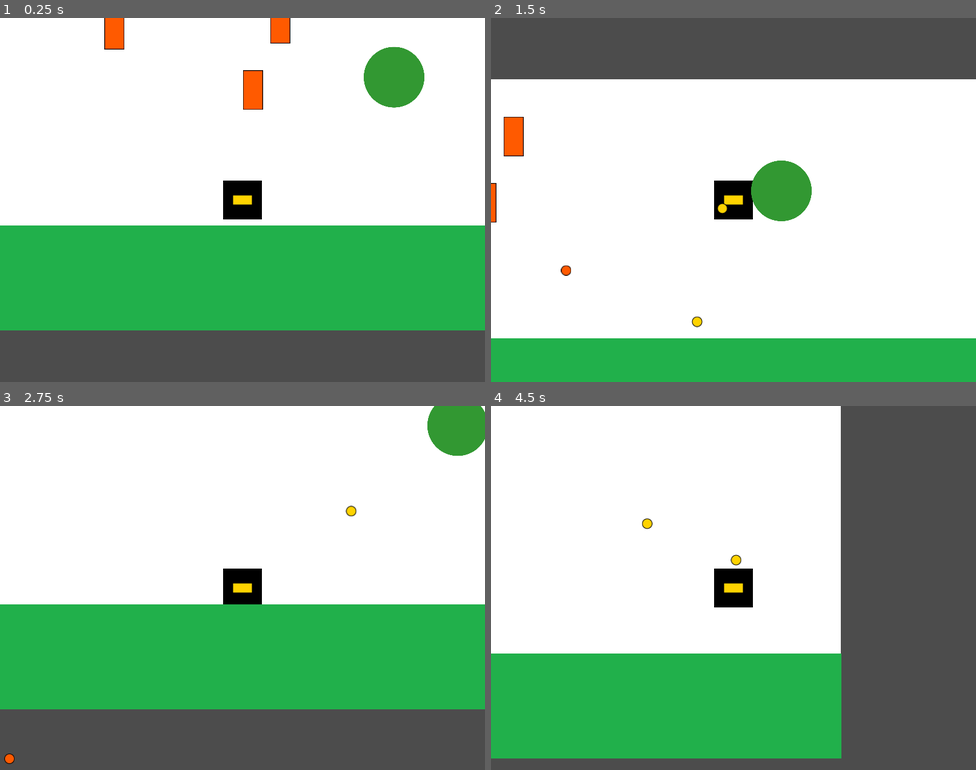
Above: before the commit, frames 1-4 (two rows, left to right).
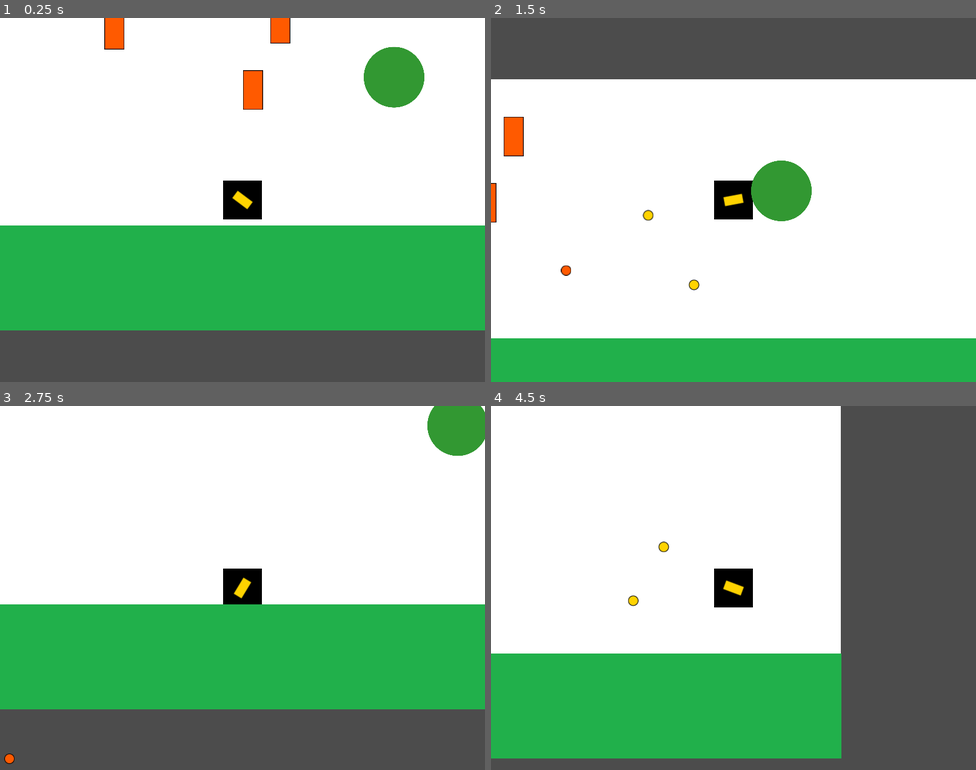
Above: after the commit, the same moments.

Repository: JonMaia/IntroDevVideojuegos
Game: Godot game, scene res://Main.tscn
Two runs of this game, one before a commit and one after it. Both use one fixed random seed, a clock stepped at 60 frames per second and the inputs below.
Inputs (mouse positions are in pixels of both pictures, inside the frame that each line leads up to):
- Up to frame 1 (0.25 s): no input
- Up to frame 2 (1.5 s): move the mouse to (840, 181) at 0.52 s; hold D (move_right) from 0.53 s (still down); click (840, 181) at 0.6 s; tap W (jump) at 0.77 s; move the mouse to (636, 218) at 1.27 s; click (636, 218) at 1.35 s
- Up to frame 3 (2.75 s): tap W (jump) at 1.52 s; move the mouse to (291, 507) at 2.02 s; release D (move_right) at 2.03 s; hold A (move_left) from 2.03 s (still down); click (291, 507) at 2.1 s
- Up to frame 4 (4.5 s): move the mouse to (709, 660) at 2.77 s; release A (move_left) at 2.78 s; hold D (move_right) 2.78-4.28 s; click (709, 660) at 2.85 s; tap W (jump) at 3.02, 3.77 s; move the mouse to (879, 642) at 3.52 s; click (879, 642) at 3.6 s; move the mouse to (588, 533) at 4.27 s; hold A (move_left) from 4.28 s (still down); click (588, 533) at 4.35 s

The runs differ from the first frame. In frame 1, less than 0.1% of the frame differs, in the area x 47-53%, y 47-53%; in frame 2, 0.2%; in frame 3, 0.2%; in frame 4, 0.3%, in the area x 28-53%, y 30-55%.

Commit message:
#11-Se agrega el apuntado del arma del player

Diff:
--- a/clase4/entities/player/Player.gd
+++ b/clase4/entities/player/Player.gd
@@ -43,6 +43,8 @@
 		velocity.y -= jump_speed
 
 func cannon_fire():
+	var mouse_position: Vector2 = get_local_mouse_position()
+	cannon.rotation = mouse_position.normalized().angle()
 	if Input.is_action_just_pressed("fire_cannon"):
 		if projectile_container == null:
 			projectile_container = get_parent()
